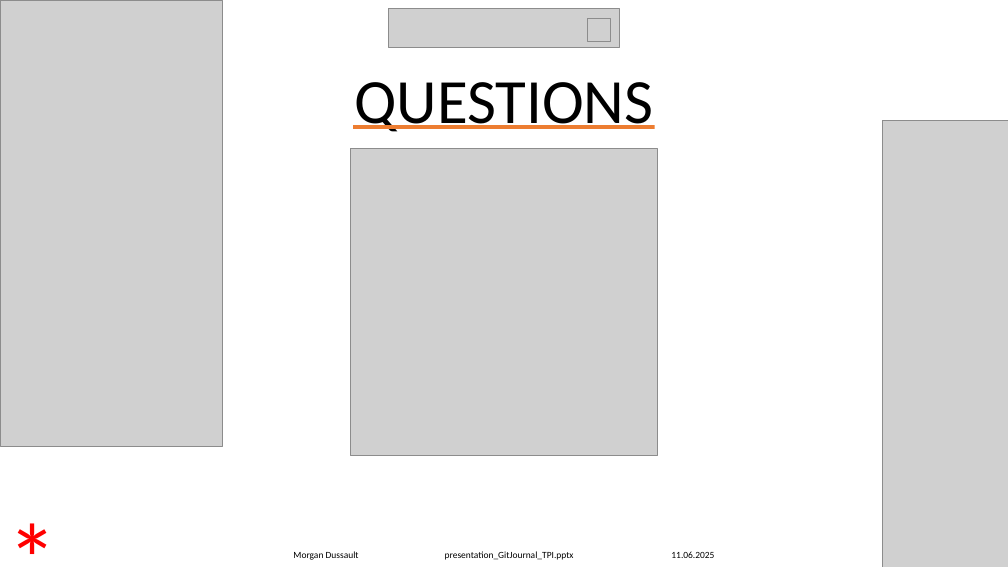
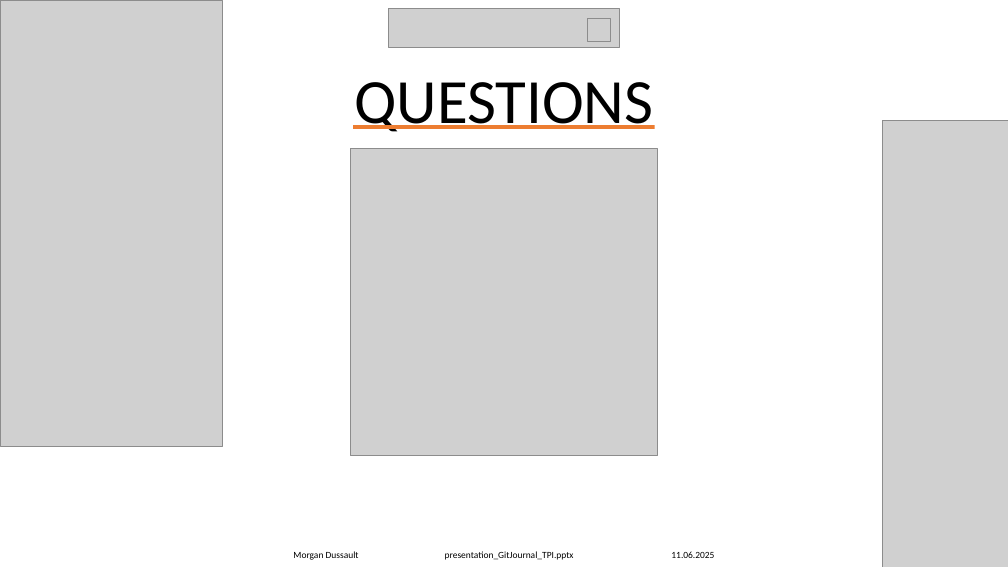
Before and after one commit to Morgan-DD/GitJournal, a slide deck: slide 35 of presentation/presentation_GitJournal_TPI.pptx. Drawn at 1008x567 pixels with LibreOffice and Linux fonts; fonts in the diff are those of the drawing; grey boxes stand for pictures. Boxes give left, top, right and bottom in pixels: in the first picture for what was removed or moved away, otherwise in the second. Text is boxed around its words. In the diff, an @@ line names an element or a change of style, - is before the commit and + after.

```diff
--- a/presentation/presentation_GitJournal_TPI.pptx
+++ b/presentation/presentation_GitJournal_TPI.pptx
@@ text removed at box(0, 491, 67, 567) @@
-*
```
Also in this commit, not shown: 9 other slides changed, 8 other files.
